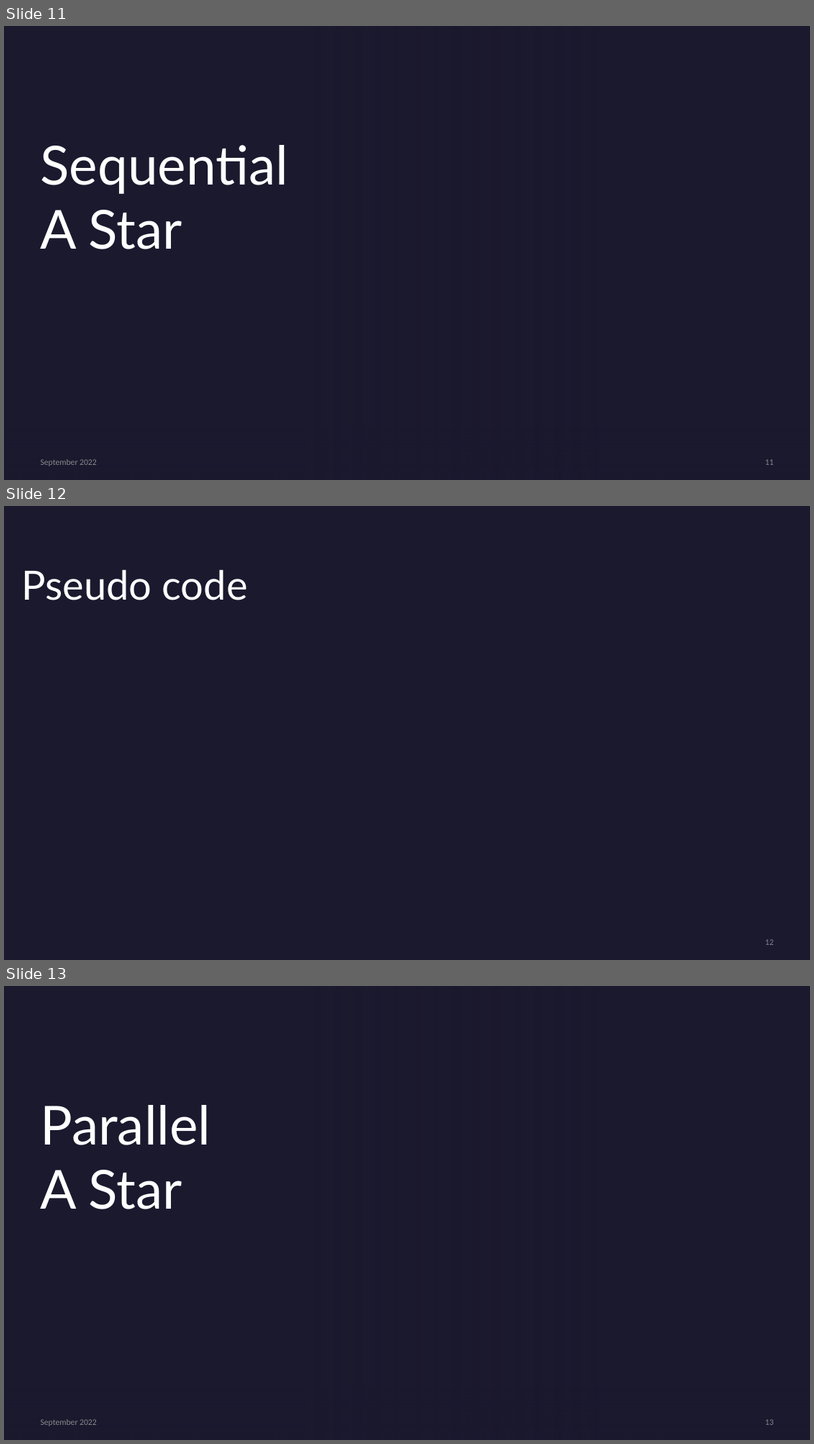
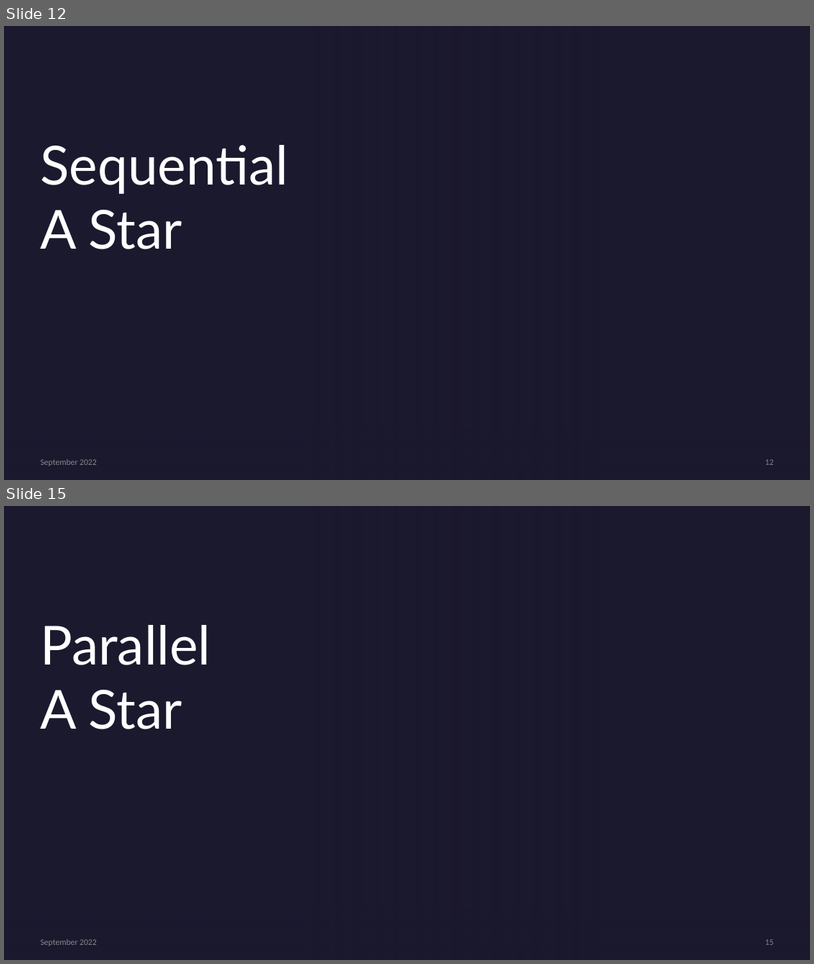
Before and after one commit to Salvo-kun/a-star, a slide deck: presentation/astar_slides.pptx. Shown one above the other, each under a label of ours: slides 11, 12 and 13 before the commit, slides 12 and 15 after it; the slides between them are not shown. The pictures are 814x1444 and 814x964 pixels, drawn with LibreOffice and Linux fonts; fonts in the diff are those of the drawing; background and template pictures are left out. Boxes give left, top, right and bottom in pixels: in the first picture for what was removed or moved away, otherwise in the second. Text is boxed around its words. In the diff, an @@ line names an element or a change of style, - is before the commit and + after.

Commit message:
AStar | DOC | AStar slides and pseudo-code fixes

```diff
--- a/presentation/astar_slides.pptx
+++ b/presentation/astar_slides.pptx
@@ slide 12 removed at (4,506,810,960), background #1B192E @@
@@ title removed at (21,569,248,600) @@
-Pseudo code
@@ page number removed at (766,939,774,944) @@
-12
@@ what was slide 11 is now slide 12 @@
@@ page number at (766,459,774,464): text changed @@
-11
+12
@@ what was slide 13 is now slide 15 @@
@@ page number at (766,939,774,944): text changed @@
-13
+15
```
Also in this commit, not shown: 4 slides changed, 9 slides added, 1 other slide removed, 2 other files.
